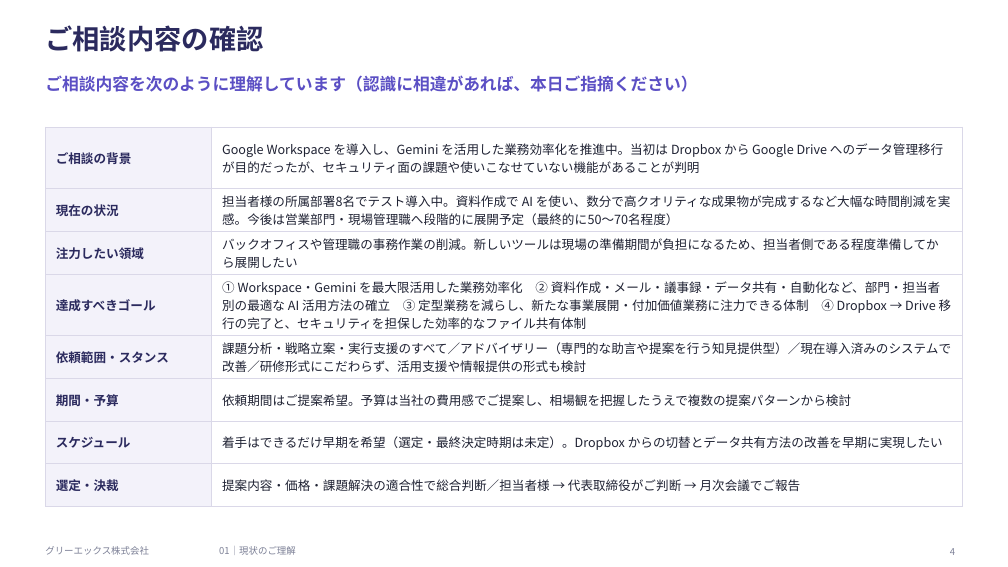
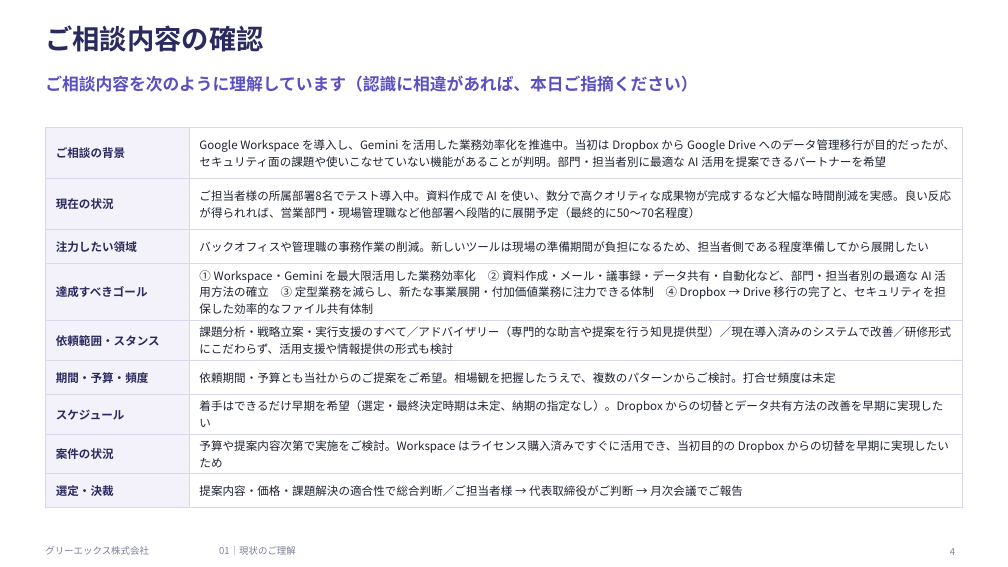
Before and after one commit to hjack0703/sakai, a slide deck: slide 4 of docs/20261027_サカイ様向けご提案_GREEX.pptx. Drawn at 1008x567 pixels with LibreOffice and Linux fonts; fonts in the diff are those of the drawing. Boxes give left, top, right and bottom in pixels: in the first picture for what was removed or moved away, otherwise in the second. Text is boxed around its words. In the diff, an @@ line names an element or a change of style, - is before the commit and + after.

```diff
--- a/docs/20261027_サカイ様向けご提案_GREEX.pptx
+++ b/docs/20261027_サカイ様向けご提案_GREEX.pptx
@@ table at (45,127,963,500) @@
-row 1, column 2: Google Workspace を導入し、Gemini を活用した業務効率化を推進中。当初は Dropbox から Google Drive へのデータ管理移行が目的だったが、セキュリティ面の課題や使いこなせていない機能があることが判明
+row 1, column 2: Google Workspace を導入し、Gemini を活用した業務効率化を推進中。当初は Dropbox から Google Drive へのデータ管理移行が目的だったが、セキュリティ面の課題や使いこなせていない機能があることが判明。部門・担当者別に最適な AI 活用を提案できるパートナーを希望
-row 2, column 2: 担当者様の所属部署8名でテスト導入中。資料作成で AI を使い、数分で高クオリティな成果物が完成するなど大幅な時間削減を実感。今後は営業部門・現場管理職へ段階的に展開予定（最終的に50〜70名程度）
+row 2, column 2: ご担当者様の所属部署8名でテスト導入中。資料作成で AI を使い、数分で高クオリティな成果物が完成するなど大幅な時間削減を実感。良い反応が得られれば、営業部門・現場管理職など他部署へ段階的に展開予定（最終的に50〜70名程度）
-row 6: 期間・予算 | 依頼期間はご提案希望。予算は当社の費用感でご提案し、相場観を把握したうえで複数の提案パターンから検討
-row 7: スケジュール | 着手はできるだけ早期を希望（選定・最終決定時期は未定）。Dropbox からの切替とデータ共有方法の改善を早期に実現したい
-row 8: 選定・決裁 | 提案内容・価格・課題解決の適合性で総合判断／担当者様 → 代表取締役がご判断 → 月次会議でご報告
+row 6: 期間・予算・頻度 | 依頼期間・予算とも当社からのご提案をご希望。相場観を把握したうえで、複数のパターンからご検討。打合せ頻度は未定
+row 7: スケジュール | 着手はできるだけ早期を希望（選定・最終決定時期は未定、納期の指定なし）。Dropbox からの切替とデータ共有方法の改善を早期に実現したい
+row 8: 案件の状況 | 予算や提案内容次第で実施をご検討。Workspace はライセンス購入済みですぐに活用でき、当初目的の Dropbox からの切替を早期に実現したいため
+row 9: 選定・決裁 | 提案内容・価格・課題解決の適合性で総合判断／ご担当者様 → 代表取締役がご判断 → 月次会議でご報告
```
Also in this commit, not shown: 32 other slides changed, 1 slide added, 2 slides removed, 6 other files.
